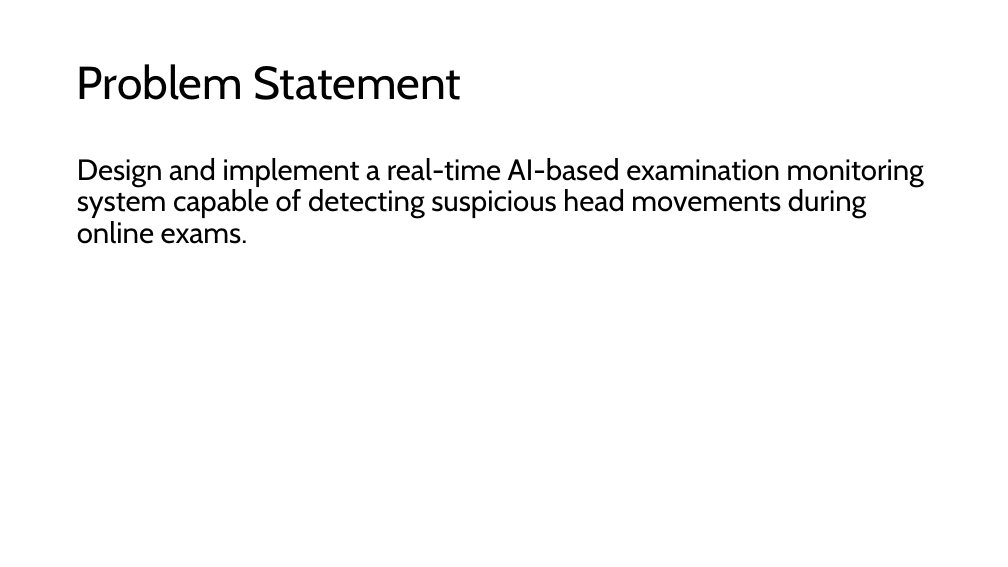
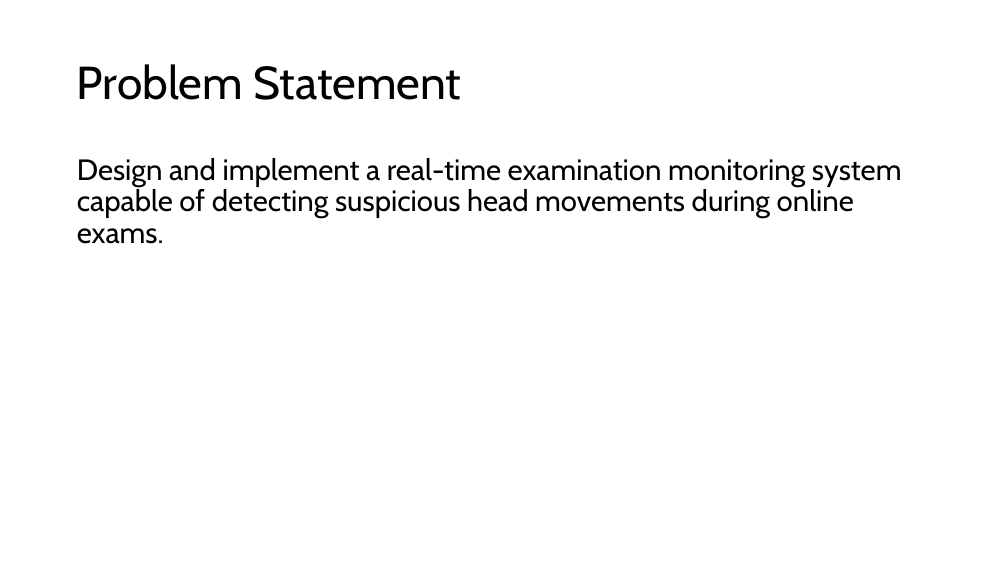
Before and after one commit to Siddhesh1-eng/pbl_project, a slide deck: slide 6 of 2427030221_Siddhesh_Singh_Parmar.pptx. Drawn at 1008x567 pixels with LibreOffice and Linux fonts; fonts in the diff are those of the drawing. Boxes give left, top, right and bottom in pixels: in the first picture for what was removed or moved away, otherwise in the second. Text is boxed around its words. In the diff, an @@ line names an element or a change of style, - is before the commit and + after.

```diff
--- a/2427030221_Siddhesh_Singh_Parmar.pptx
+++ b/2427030221_Siddhesh_Singh_Parmar.pptx
@@ text at (77,158,902,244): text changed @@
-Design and implement a real-time AI-based examination monitoring system capable of detecting suspicious head movements during online exams.
+Design and implement a real-time examination monitoring system capable of detecting suspicious head movements during online exams.
```
Also in this commit, not shown: 2 other slides changed.
